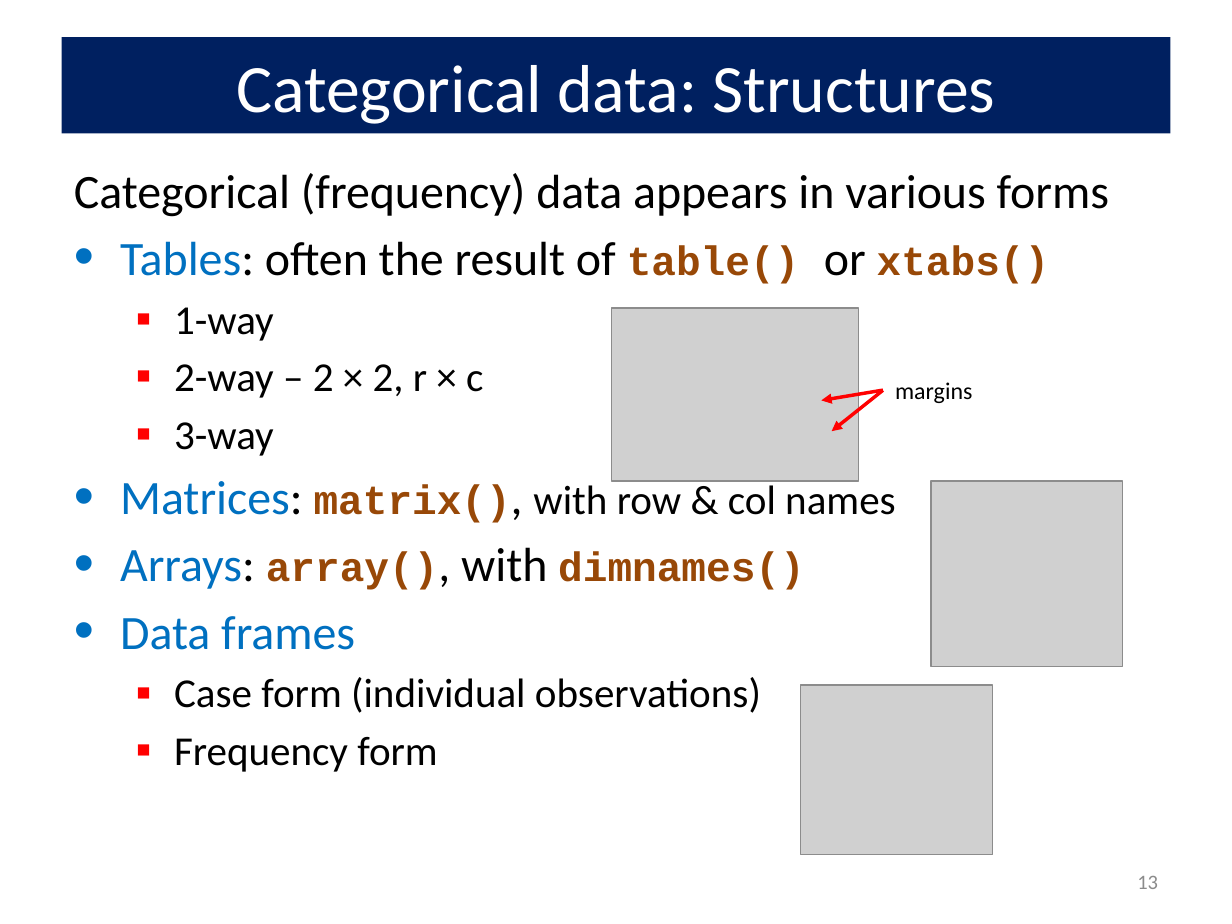
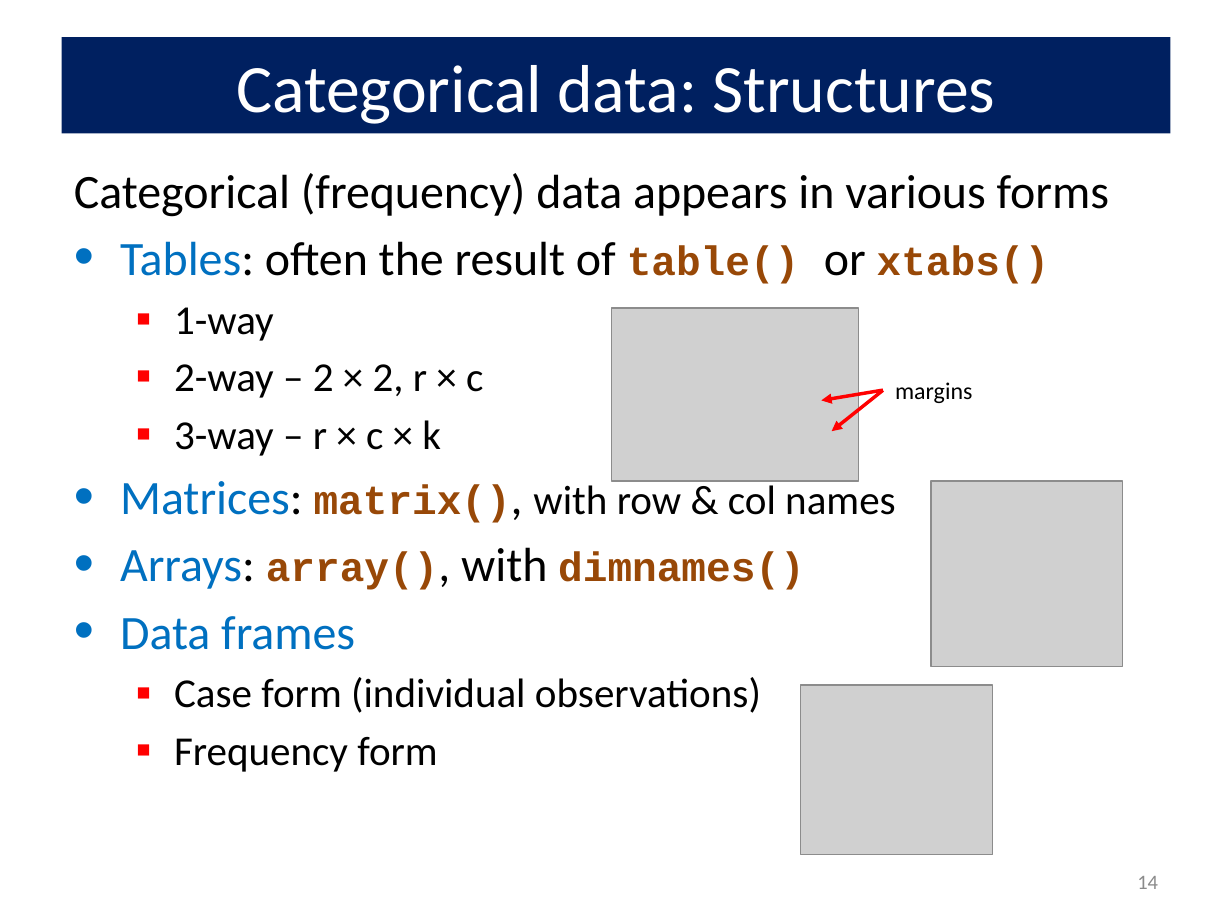
Before and after one commit to friendly/psy6136, a slide deck: slide 14 of lectures/01-Overview.pptx (slide 13 before the commit). Drawn at 1232x924 pixels with LibreOffice and Linux fonts; fonts in the diff are those of the drawing; grey boxes stand for pictures. Boxes give left, top, right and bottom in pixels: in the first picture for what was removed or moved away, otherwise in the second. Text is boxed around its words. In the diff, an @@ line names an element or a change of style, - is before the commit and + after.

```diff
--- a/lectures/01-Overview.pptx
+++ b/lectures/01-Overview.pptx
@@ text at (x1=174, y1=420, x2=441, y2=456): text changed @@
-  ▪ 3-way
+  ▪ 3-way – r × c × k
@@ page number at (x1=1137, y1=876, x2=1158, y2=889): text changed @@
-13
+14
```
Also in this commit, not shown: 9 other slides changed, 1 slide added.
